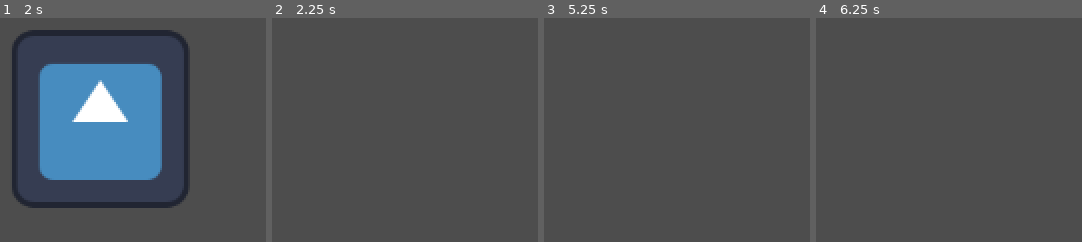
Above: before the commit, frames 1-4 (left to right).
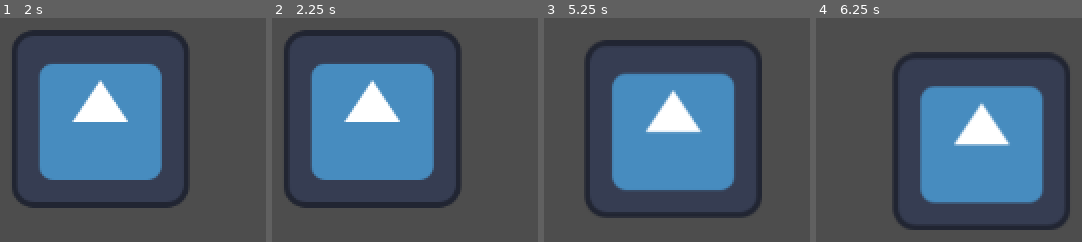
Above: after the commit, the same moments.

Repository: corin-gaiotto/gdc-jam-2025
Game: Godot game, scene res://Objects/Fish.tscn
Two runs of this game, one before a commit and one after it. Both use one fixed random seed, a clock stepped at 60 frames per second and the inputs below. The engine's default icon, where the game draws it, is replaced by a stand-in: a white triangle on a blue panel in a dark square.
Inputs:
- Up to frame 1 (2 s): tap Enter at 0.5 s; hold D (right) 0.53-1.28 s; tap Space (fishing-interact) at 0.6, 1.25, 1.35 s; hold S (down) from 1.28 s (still down)
- Up to frame 2 (2.25 s): tap Enter at 2 s; release S (down) at 2.03 s; hold D (right) from 2.03 s (still down); tap Space (fishing-interact) at 2.1 s
- Up to frame 3 (5.25 s): tap Space (fishing-interact) at 2.75, 2.85, 3.6, 4.25, 4.35, 5.1 s; release D (right) at 2.78 s; hold W (up) 2.78-3.53 s; tap Enter at 3.5 s; hold A (left) 3.53-5.03 s; hold S (down) from 5.03 s (still down)
- Up to frame 4 (6.25 s): release S (down) at 5.78 s; hold D (right) from 5.78 s (still down); tap Space (fishing-interact) at 5.85 s

Frame 1 is identical in both runs. In frame 2, 31% of the frame differs, in the area x 4-72%, y 5-85%; in frame 3, 31%; in frame 4, 32%, in the area x 28-96%, y 15-95%.

Commit message:
adjusted burst interpolation

Diff:
--- a/Objects/Fish.tscn
+++ b/Objects/Fish.tscn
@@ -12,8 +12,8 @@
 baseSellValue = 1.0
 fishTexture = SubResource("SpriteFrames_hmv8f")
 preferredDepth = 400.0
-idleBurstTime = 2
-idleMoveSpeed = 1.0
+idleBurstTime = 5
+idleMoveSpeed = 100.0
 
 [node name="Sprite2D" type="Sprite2D" parent="."]
 texture = ExtResource("2_hmv8f")
--- a/Scripts/fish.gd
+++ b/Scripts/fish.gd
@@ -40,24 +40,34 @@
 func _physics_process(delta: float) -> void:
 	# Called 60 times per second on a fixed update.
 	if isBursting:
-		Velocity -= Velocity/(1-timer.time_left)
+		print("prev", Velocity)
+		Velocity *= pow((timer.time_left/timer.wait_time),0.5)#Velocity * (1 - (timer.time_left/timer.wait_time))
 
-	var depthDeviation = position.y - preferredDepth
+
+	#var depthDeviation = position.y - preferredDepth
 	#if depthDeviation > 20:
-#		Velocity.y -= maxf(depthDeviation/idleMoveSpeed ,0.1)
+#		Velocity.y -= maxf(depthDeviation/idleMoveSpeed ,1)
 #	elif depthDeviation < 20:
-#		Velocity.y += maxf(depthDeviation/idleMoveSpeed ,0.1)
+#		Velocity.y += maxf(depthDeviation/idleMoveSpeed ,1)
 
-	position += Velocity
+	position += Velocity * delta
 	pass
 
+func apply_burst():
+	Velocity = Vector2(randf_range(-1,1), randf_range(-1,1)).normalized() * idleMoveSpeed
+	var depthDeviation = position.y - preferredDepth
+	if depthDeviation > 20:
+		Velocity.y -= maxf(depthDeviation/idleMoveSpeed ,1)
+	elif depthDeviation < 20:
+		Velocity.y += maxf(depthDeviation/idleMoveSpeed ,1)
 
 
 func _on_timer_timeout() -> void:
 	Velocity = Vector2.ZERO
 	print("timeout", timer.wait_time)
 	if !isBursting:
-		Velocity += Vector2(randf_range(-1,1), randf_range(-1,1)).normalized() * idleMoveSpeed
+		Velocity = Vector2(randf_range(-1,1), randf_range(-1,1)).normalized() * idleMoveSpeed
+		print("new velocity", Velocity)
 
 
 	isBursting = !isBursting
